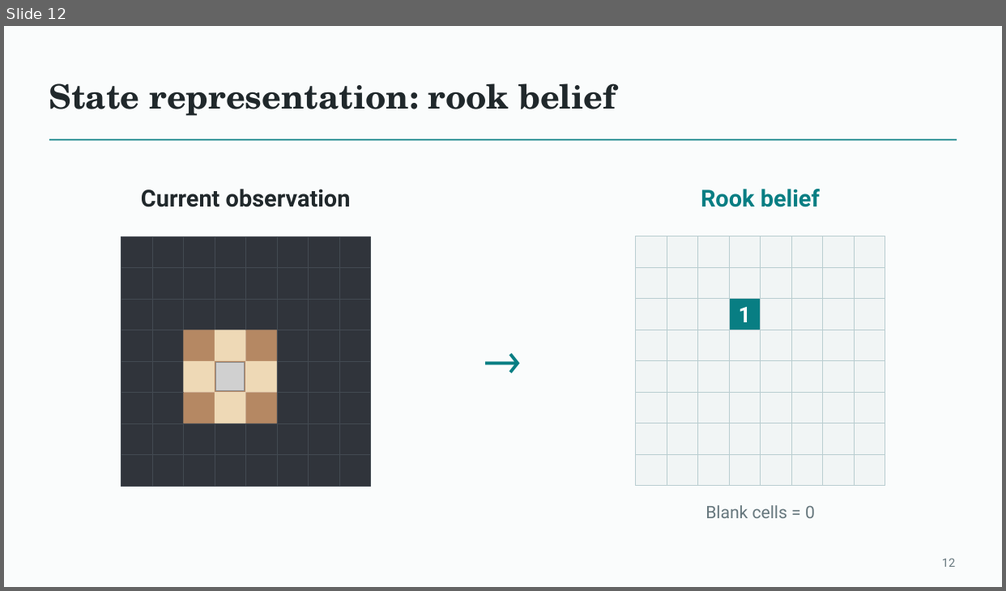
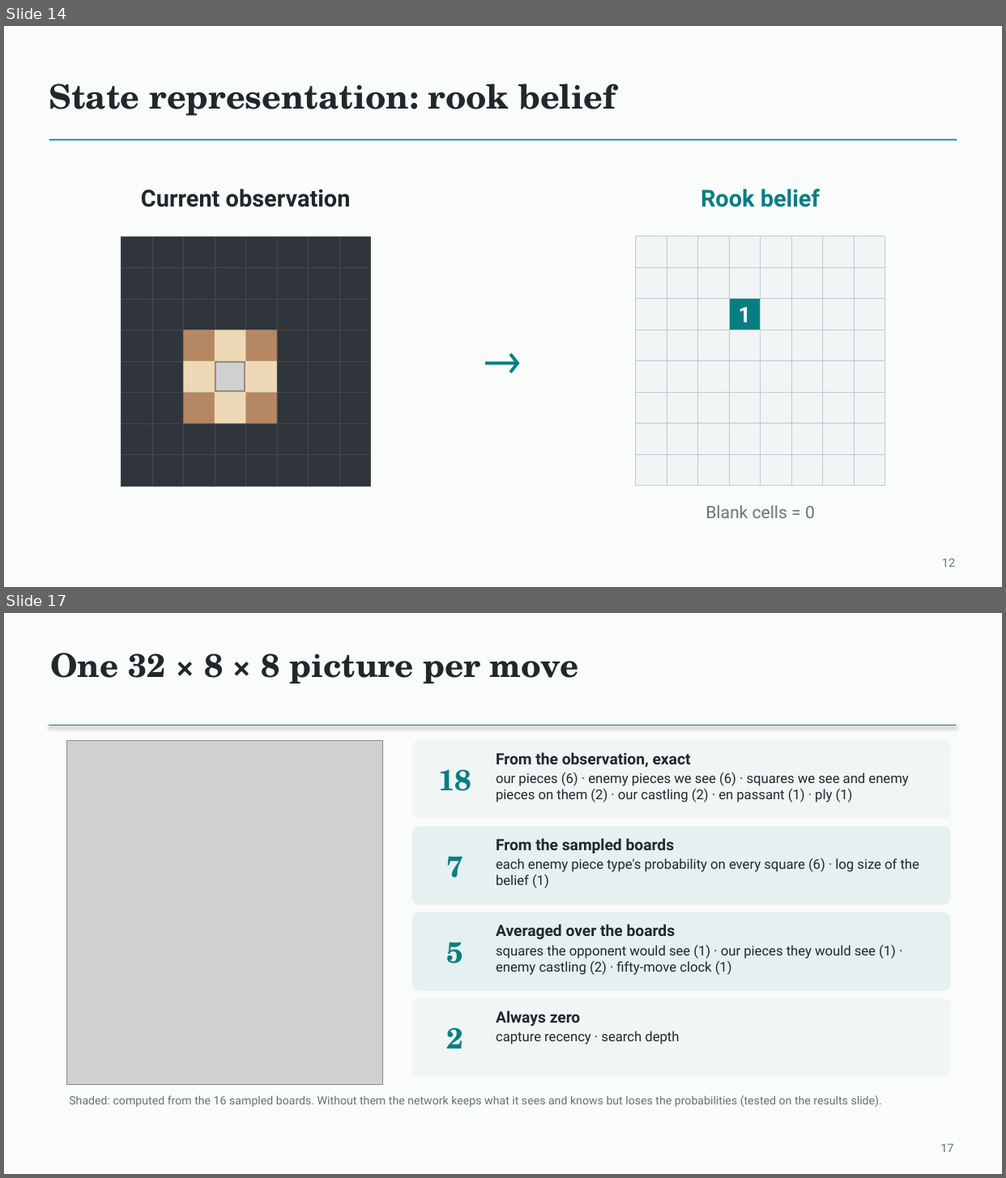
Before and after one commit to Mr-Teal/CS5446_project, a slide deck: docs/presentation/Fog of War Chess - final deck.pptx. Shown one above the other, each under a label of ours: slide 12 before the commit, slides 14 and 17 after it; the slides between them are not shown. The pictures are 1006x591 and 1006x1178 pixels, drawn with LibreOffice and Linux fonts; fonts in the diff are those of the drawing; grey boxes stand for pictures. Boxes give left, top, right and bottom in pixels: in the first picture for what was removed or moved away, otherwise in the second. Text is boxed around its words. In the diff, an @@ line names an element or a change of style, - is before the commit and + after.

```diff
--- a/docs/presentation/Fog of War Chess - final deck.pptx
+++ b/docs/presentation/Fog of War Chess - final deck.pptx
@@ slide 17 added at [4,613,1002,1174], background #FAFCFC @@
@@ text added at [50,653,578,683], 31.5 pt, text #20282B, bold @@
+One 32 × 8 × 8 picture per move
@@ line added from (49, 726) to (957, 726), #087E83 1 pt @@
@@ picture added at [67,740,383,1084] @@
@@ rounded rectangle added at [412,740,951,819], fill #F1F5F5 @@
@@ text added at [496,752,908,803], 13 pt, text #20282B @@
+From the observation, exact
+our pieces (6) · enemy pieces we see (6) · squares we see and enemy pieces on them (2) · our castling (2) · en passant (1) · ply (1)
@@ text added at [438,769,471,791], 28 pt, text #087E83, bold @@
+18
@@ rounded rectangle added at [412,826,951,905], fill #E5F0F0 @@
@@ text added at [496,838,919,888], 13 pt, text #20282B @@
+From the sampled boards
+each enemy piece type's probability on every square (6) · log size of the belief (1)
@@ text added at [446,856,463,878], 28 pt, text #087E83, bold @@
+7
@@ rounded rectangle added at [412,913,951,991], fill #E5F0F0 @@
@@ text added at [496,924,896,975], 13 pt, text #20282B @@
+Averaged over the boards
+squares the opponent would see (1) · our pieces they would see (1) · enemy castling (2) · fifty-move clock (1)
@@ text added at [446,942,463,964], 28 pt, text #087E83, bold @@
+5
@@ rounded rectangle added at [412,999,951,1077], fill #F1F5F5 @@
@@ text added at [496,1011,679,1045], 13 pt, text #20282B @@
+Always zero
+capture recency · search depth
@@ text added at [446,1028,463,1049], 28 pt, text #087E83, bold @@
+2
@@ text added at [69,1096,882,1107], 11 pt, text #637276 @@
+Shaded: computed from the 16 sampled boards. Without them the network keeps what it sees and knows but loses the probabilities (tested on the results slide).
@@ text added at [940,1144,953,1152], 11.2 pt, text #637276 @@
+17
@@ what was slide 12 is now slide 14 @@
```
Also in this commit, not shown: 2 slides changed, 19 other slides added, 59 slides removed, 1 other file.
